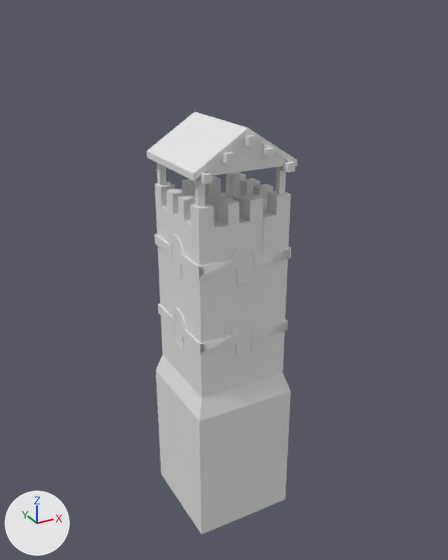
An edit to the COLLADA model art/meshes/structural/thracians/wall_tower.dae, drawn before and after from the same camera.
Before and after are seen from a camera (50 mm lens) standing at (-18.5, -34.1, 24.9) and looking at (0.4, 0.3, 7.8). Lighting does not change. The marker at lower left points along +X, +Y and +Z. The picture after the commit comes second. Vertices at exactly the same position are counted once.

The scene before the commit, as lines of its bpy script (objects in view):
```python
me_cubo_111 = bpy.data.meshes.new('Cubo.111')
me_cubo_111.from_pydata(...)  # 1156 vertices, 1888 faces; spans x -3.8..3.8, y -3.6..3.6, z -10.0..18.7
me_cubo_111.materials.append(mat_texturas_tracias)  # its picture is missing
ob_wall_tower = bpy.data.objects.new('wall_tower', me_cubo_111)
ob_wall_tower.location = (0.0, 0.0, 0.0)
ob_wall_tower.rotation_euler = (0.0, 0.0, -1.571)  # degrees (0, 0, -90)
```
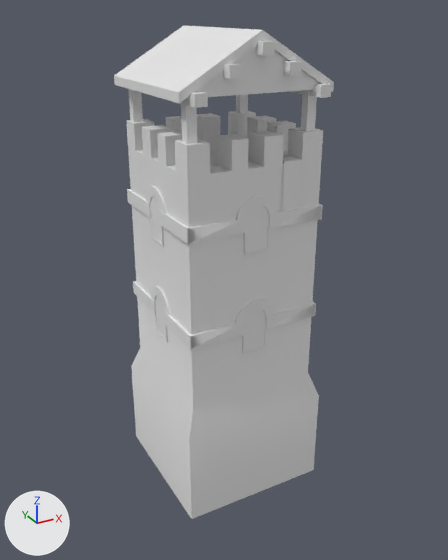
The change, as a list of edits to the scene's bpy script:
```text
Change me_cubo_111:
    used by ob_wall_tower; location = (0.0, 0.0, 0.0); rotation_euler = (0.0, 0.0, -1.571), in degrees (0, 0, -90)
    remove me_cubo_111.from_pydata(...)  # 1156 vertices, 1888 faces; spans x -3.8..3.8, y -3.6..3.6, z -10.0..18.7
    add me_cubo_111.from_pydata(...)  # 1156 vertices, 1888 faces; spans x -5.0..5.1, y -5.2..5.3, z -6.6..23.9
    me_cubo_111 part 1: the loose piece of 68 vertices spanning x -1.0..1.0, y -3.3..-3.0, z 10.7..11.7 is turned -90 degrees about the z axis through its middle and scaled by 1.37, then moved by (-4.3, 3.2, 3.1)
    me_cubo_111 part 2: the loose piece of 12 vertices spanning x 2.5..2.9, y -3.1..-2.6, z 10.9..16.2 is turned -90 degrees about the z axis through its middle and scaled by 1.28, then moved by (-6.7, -0.9, 3.8)
    me_cubo_111 part 3: the loose piece of 12 vertices spanning x -3.0..-2.6, y -3.1..-2.6, z 10.9..16.2 is turned -90 degrees about the z axis through its middle and scaled by 1.28, then moved by (-1.1, 6.8, 3.8)
    me_cubo_111 part 4: the loose piece of 12 vertices spanning x 2.5..2.9, y 2.5..3.0, z 10.9..16.2 is turned -90 degrees about the z axis through its middle and scaled by 1.28, then moved by (1.1, -6.5, 3.8)
    me_cubo_111 part 5: the loose piece of 12 vertices spanning x -3.0..-2.6, y 2.5..3.0, z 10.9..16.2 is turned -90 degrees about the z axis through its middle and scaled by 1.28, then moved by (6.6, 1.2, 3.8)
    me_cubo_111 part 6: the loose piece of 80 vertices spanning x -3.3..3.3, y -3.3..3.3, z 10.1..10.8 is turned -90 degrees about the z axis through its middle and scaled by 1.39, then moved by (0.0, 0.0, 2.9)
    me_cubo_111 part 7: the loose piece of 80 vertices spanning x -3.3..3.3, y -3.3..3.3, z 4.8..5.5 is turned -90 degrees about the z axis through its middle and scaled by 1.39, then moved by (0.0, 0.0, 1.4)
    me_cubo_111 part 8: the loose piece of 16 vertices spanning x -0.7..0.6, y -3.3..-3.2, z 9.0..11.5 is turned -90 degrees about the z axis through its middle and scaled by 1.3, then moved by (-4.5, 3.3, 2.9)
    me_cubo_111 part 9: the loose piece of 68 vertices spanning x -1.0..1.0, y -3.3..-3.0, z 5.5..6.5 is turned -90 degrees about the z axis through its middle and scaled by 1.37, then moved by (-4.3, 3.2, 1.7)
    me_cubo_111 part 10: the loose piece of 16 vertices spanning x -0.7..0.6, y -3.3..-3.2, z 3.8..6.3 is turned -90 degrees about the z axis through its middle and scaled by 1.3, then moved by (-4.5, 3.3, 1.4)
    me_cubo_111 part 11: the loose piece of 68 vertices spanning x 3.0..3.3, y -1.0..1.0, z 10.7..11.7 is turned -90 degrees about the z axis through its middle and scaled by 1.37, then moved by (-3.1, -4.3, 3.1)
    me_cubo_111 part 12: the loose piece of 6 vertices spanning x 2.5..3.2, y 1.2..2.1, z 10.3..13.1 is turned -90 degrees about the z axis through its middle and scaled by 1.3, then moved by (-0.5, -5.7, 3.2)
    me_cubo_111 part 13: 264 of 1156 vertices moved; they spanned x -3.8..3.8, y -3.6..3.6, z -10.0..18.7 and now span x -5.0..5.1, y -5.2..5.3, z -6.6..23.9; mean shift (0.0, 0.1, 3.5); largest move (-3.5, -3.6, 16.5) -> (-4.9, 4.8, 21.0)
    other edits to the shape of me_cubo_111 do not show in these pictures
Change ob_wall_tower:
    ob_wall_tower.rotation_euler: (0.0, 0.0, -1.571) -> (0.0, 0.0, 0.0)  # degrees (0, 0, -90) -> degrees (0, 0, 0)
```

What differs and where, as boxes (x1, y1, x2, y2) in the pictures (448 x 560 px; the box of a moved part takes in the faces that stretch with it):
'wall_tower', reshaped, turned: before (147, 112, 297, 534); after (114, 26, 334, 519)
part 1 of me_cubo_111, moved or reshaped: before (169, 234, 184, 254); after (146, 186, 166, 213)
part 2 of me_cubo_111, moved or reshaped: before (195, 180, 205, 207); after (181, 104, 197, 144)
part 3 of me_cubo_111, moved or reshaped: before (157, 163, 166, 185); after (128, 89, 143, 122)
part 4 of me_cubo_111, moved or reshaped: before (275, 166, 286, 195); after (301, 90, 317, 131)
part 5 of me_cubo_111, moved or reshaped (mostly hidden): before (232, 172, 240, 175); after (236, 94, 248, 113)
part 6 of me_cubo_111, moved or reshaped: before (155, 234, 291, 278); after (127, 189, 323, 244)
part 7 of me_cubo_111, moved or reshaped: before (158, 304, 288, 354); after (133, 281, 316, 349)
part 8 of me_cubo_111, moved or reshaped: before (172, 242, 181, 278); after (150, 196, 163, 246)
part 9 of me_cubo_111, moved or reshaped: before (172, 308, 186, 329); after (151, 286, 170, 315)
part 10 of me_cubo_111, moved or reshaped: before (175, 315, 183, 349); after (155, 296, 167, 341)
part 11 of me_cubo_111, moved or reshaped: before (231, 242, 260, 260); after (236, 195, 278, 220)
part 12 of me_cubo_111, moved or reshaped: before (263, 212, 276, 253); after (282, 156, 302, 212)
part 13 of me_cubo_111, moved or reshaped: before (147, 112, 297, 534); after (114, 26, 334, 519)
